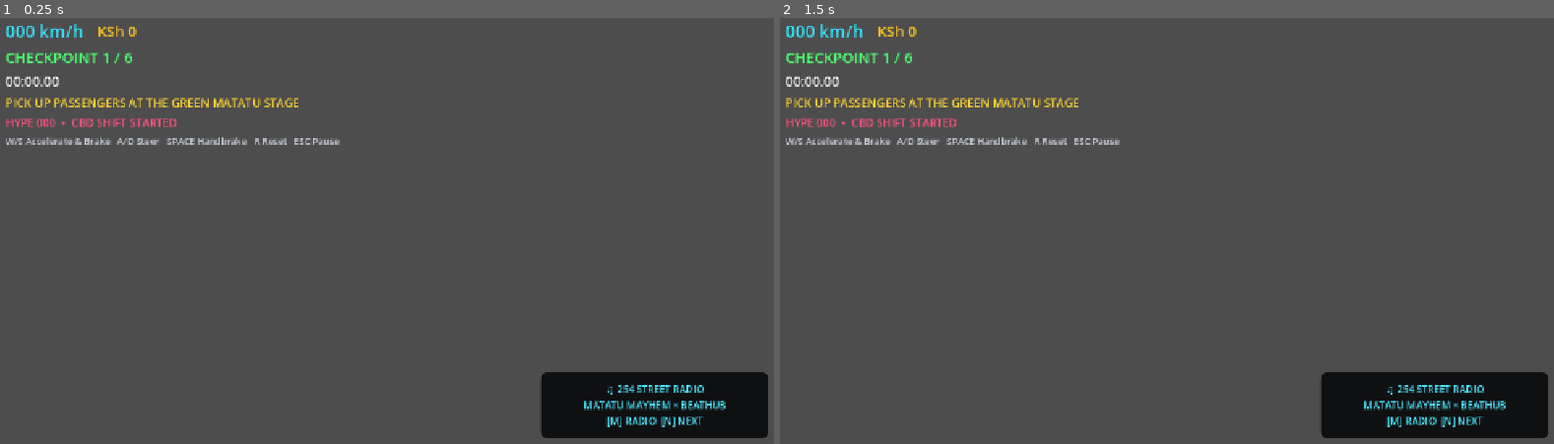
Above: before the commit, frames 1-2 (left to right).
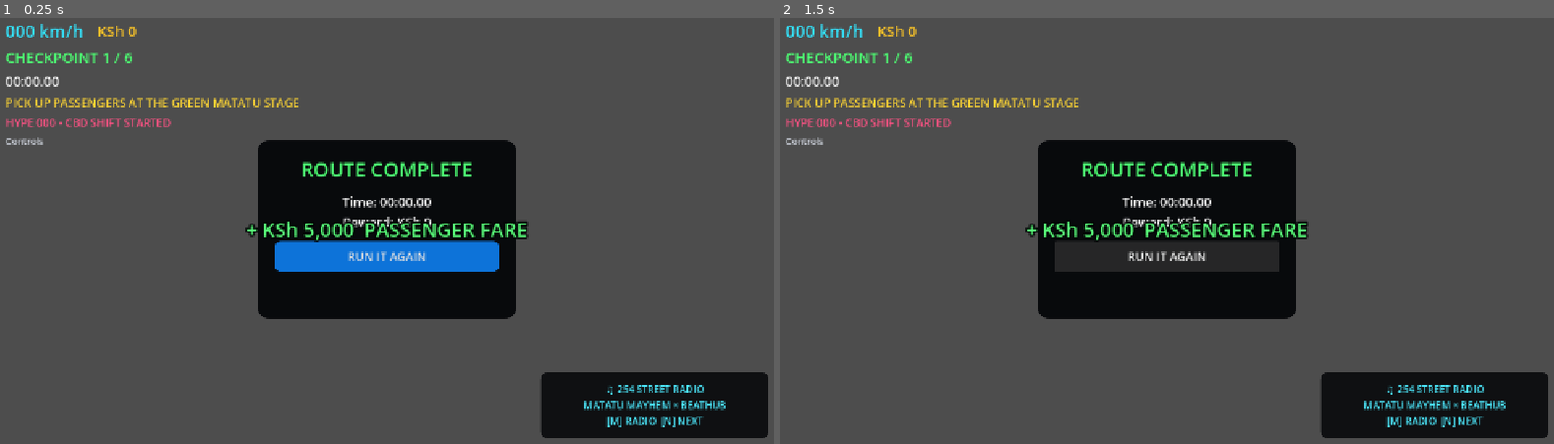
Above: after the commit, the same moments.

Repository: beathubonline-arch/Matatu-Mayhem
Game: Godot game, scene res://scenes/ui/HUD.tscn
Same seed, same stepped clock (60 frames per second), same inputs: the game is played once before the commit and once after it. This scene is started directly instead of the project's main scene.
Inputs (mouse positions are in pixels of both pictures, inside the frame that each line leads up to):
- Up to frame 1 (0.25 s): no input
- Up to frame 2 (1.5 s): click (1167, 256) at 0.5 s, where only the run after the commit has a clickable "RUN IT AGAIN"; click (1167, 256) at 1.25 s, where only the run after the commit has a clickable "RUN IT AGAIN"

The runs differ from the first frame. In frame 1, 15% of the frame differs, in the area x 0-69%, y 23-71%; in frame 2, 15%.
Error after the commit: Parse Error: Expected new line after "\". (res://scripts/ui/HUD.gd:6)

Commit message:
Show active Nairobi corridor stages and rewards in HUD

Diff:
--- a/scripts/ui/HUD.gd
+++ b/scripts/ui/HUD.gd
@@ -3,7 +3,7 @@
 @export var route_manager_path: NodePath
 @export var passenger_manager_path: NodePath
 @export var culture_manager_path: NodePath
-@export var radio_path: NodePath
+@export var radio_path: NodePath\n@export var corridor_service_path: NodePath
 
 @onready var speed_label: Label = $Margin/VBox/TopBar/Speed
 @onready var money_label: Label = $Margin/VBox/TopBar/Money
@@ -22,7 +22,7 @@
 var route_manager: RouteManager
 var passenger_manager: PassengerManager
 var culture_manager: Node
-var radio: Node
+var radio: Node\nvar corridor_service: Node
 var _fare_notice_time: float = 0.0
 
 func _ready() -> void:
@@ -53,6 +53,11 @@
 		radio = get_node_or_null(radio_path)
 	if radio != null:
 		radio.station_changed.connect(_on_radio_changed)
+	if not corridor_service_path.is_empty():
+		corridor_service = get_node_or_null(corridor_service_path)
+	if corridor_service != null:
+		corridor_service.corridor_changed.connect(_on_corridor_changed)
+		corridor_service.corridor_completed.connect(_on_corridor_completed)
 	_on_hype_changed(0, 0, "CBD SHIFT STARTED")
 	if OS.has_feature("mobile") or DisplayServer.is_touchscreen_available():
 		controls_label.visible = false
@@ -124,3 +129,11 @@
 
 func _on_radio_changed(station: String, track: String, artist: String) -> void:
 	radio_label.text = "♫ %s\n%s — %s\n[M] RADIO  [N] NEXT" % [station, artist, track]
+
+func _on_corridor_changed(name: String, stop_name: String, current: int, total: int) -> void:
+	passenger_label.text = "%s  •  STAGE %d/%d  •  %s" % [name, current, total, stop_name]
+
+func _on_corridor_completed(name: String, reward: int, balance: int) -> void:
+	fare_notice.text = "%s COMPLETE  +KSh %s\nBALANCE: KSh %s" % [name, _format_number(reward), _format_number(balance)]
+	fare_notice.visible = true
+	_fare_notice_time = 5.0
